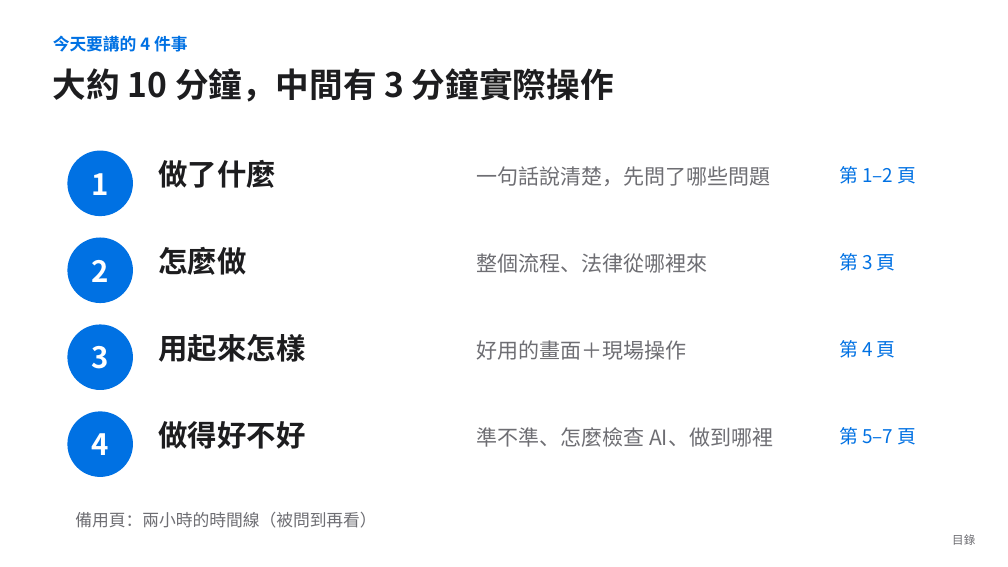
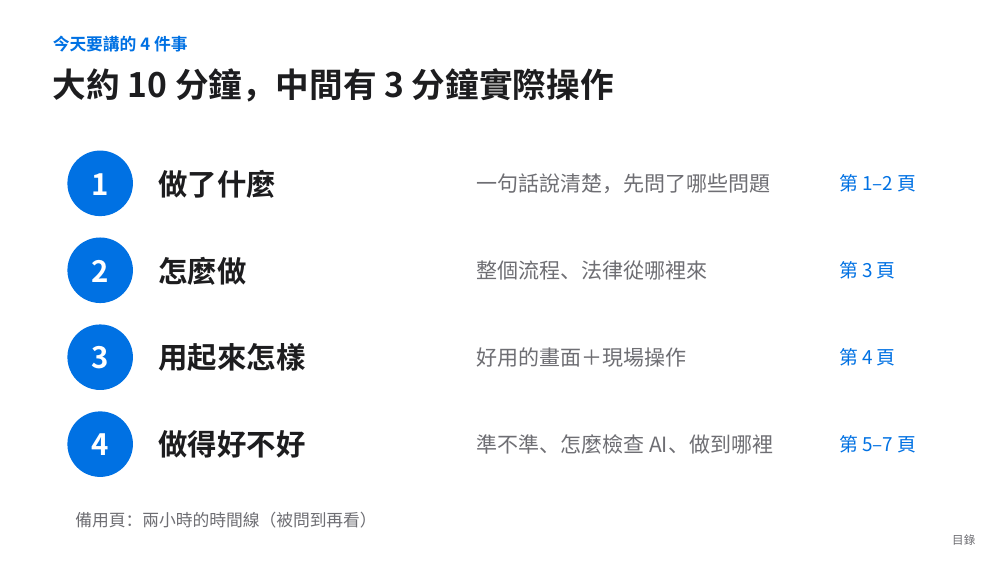
Before and after one commit to jaylooloomi/contract-check, a slide deck: slide 2 of docs/deck/合約外規檢查_簡報.pptx. Drawn at 1008x567 pixels with LibreOffice and Linux fonts; fonts in the diff are those of the drawing. Boxes give left, top, right and bottom in pixels: in the first picture for what was removed or moved away, otherwise in the second. Text is boxed around its words. In the diff, an @@ line names an element or a change of style, - is before the commit and + after.

```diff
--- a/docs/deck/合約外規檢查_簡報.pptx
+++ b/docs/deck/合約外規檢查_簡報.pptx
@@ text "一句話說清楚，先問了哪些問題": place and size @@
-text "一句話說清楚，先問了哪些問題" at box(476, 166, 770, 186)
+text "一句話說清楚，先問了哪些問題" at box(476, 173, 770, 193)
@@ text "第 1–2 頁": place and size @@
-text "第 1–2 頁" at box(839, 166, 916, 184)
+text "第 1–2 頁" at box(839, 174, 916, 192)
@@ text "整個流程、法律從哪裡來": place and size @@
-text "整個流程、法律從哪裡來" at box(476, 253, 707, 273)
+text "整個流程、法律從哪裡來" at box(476, 260, 707, 280)
@@ text "第 3 頁": place and size @@
-text "第 3 頁" at box(839, 253, 896, 271)
+text "第 3 頁" at box(839, 261, 896, 279)
@@ text "好用的畫面＋現場操作": place and size @@
-text "好用的畫面＋現場操作" at box(476, 340, 686, 360)
+text "好用的畫面＋現場操作" at box(476, 347, 686, 367)
@@ text "第 4 頁": place and size @@
-text "第 4 頁" at box(839, 340, 896, 358)
+text "第 4 頁" at box(839, 348, 896, 366)
@@ less space between paragraphs; vertical alignment top to middle in 12 elements at box(476, 260, 707, 280), box(476, 347, 686, 367), box(476, 434, 773, 454), box(476, 173, 770, 193), box(839, 174, 916, 192), box(839, 261, 896, 279), box(839, 348, 896, 366), box(839, 435, 916, 453), box(159, 170, 276, 198), box(159, 257, 247, 285), box(159, 343, 306, 371), box(159, 430, 306, 458) @@
@@ text "準不準、怎麼檢查 AI、做到哪裡": place and size @@
-text "準不準、怎麼檢查 AI、做到哪裡" at box(476, 427, 773, 447)
+text "準不準、怎麼檢查 AI、做到哪裡" at box(476, 434, 773, 454)
@@ text "第 5–7 頁": place and size @@
-text "第 5–7 頁" at box(839, 427, 916, 445)
+text "第 5–7 頁" at box(839, 435, 916, 453)
```
Also in this commit, not shown: 2 other files.
